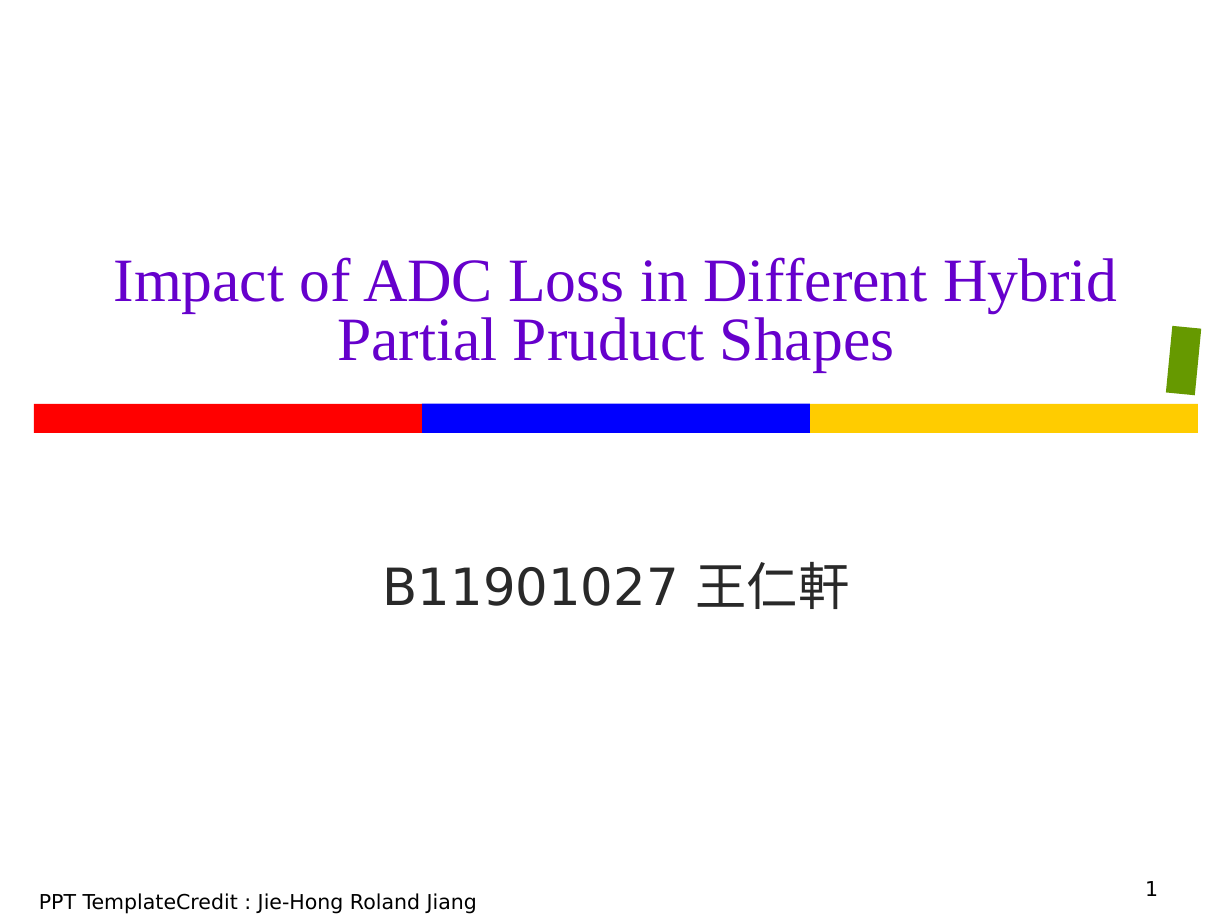
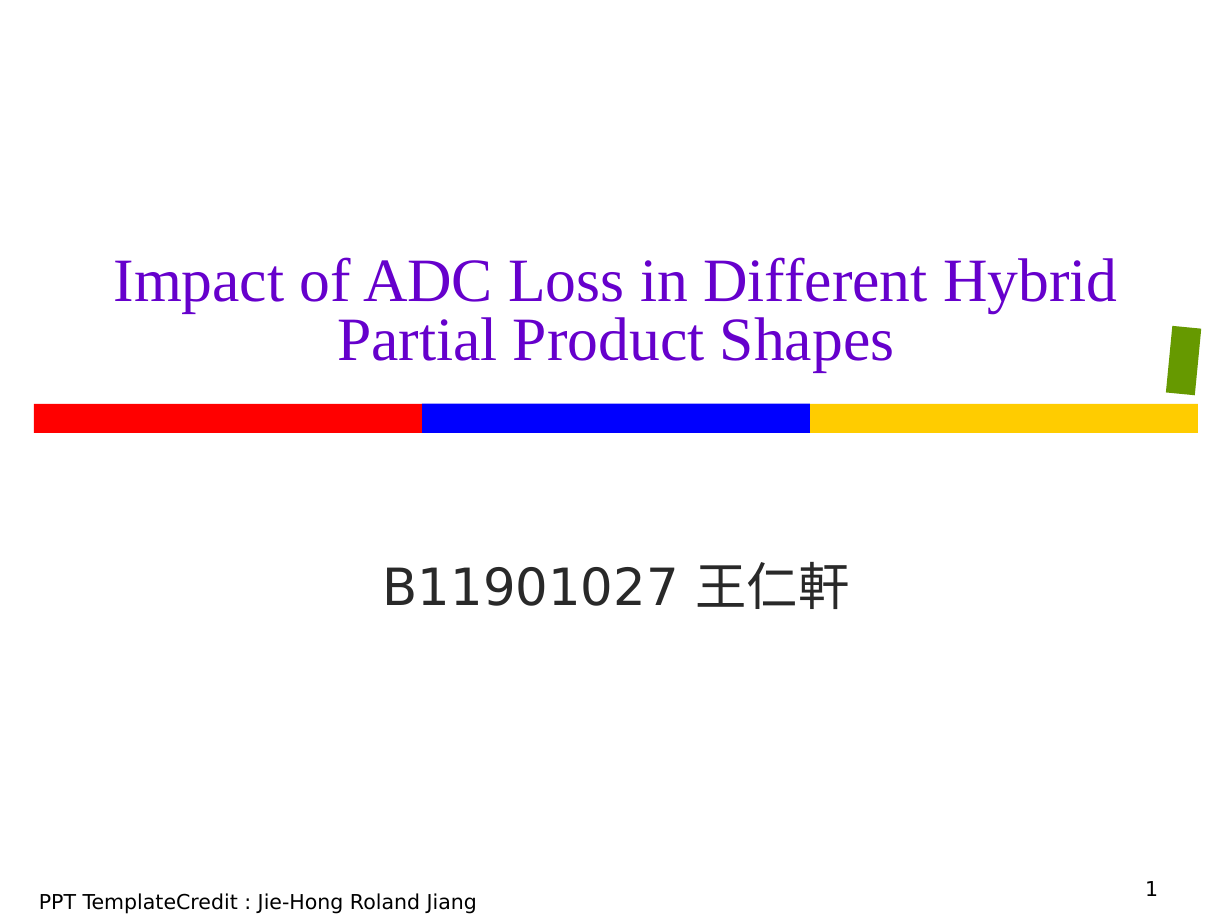
Before and after one commit to Oniontow/TTLiu_Project, a slide deck: slide 1 of bitrotation/ppt.pptx. Drawn at 1232x924 pixels with LibreOffice and Linux fonts; fonts in the diff are those of the drawing. Boxes give left, top, right and bottom in pixels: in the first picture for what was removed or moved away, otherwise in the second. Text is boxed around its words. In the diff, an @@ line names an element or a change of style, - is before the commit and + after.

Commit message:
PPT

```diff
--- a/bitrotation/ppt.pptx
+++ b/bitrotation/ppt.pptx
@@ title at (114, 257, 1117, 372): text changed @@
-Impact of ADC Loss in Different Hybrid Partial Pruduct Shapes
+Impact of ADC Loss in Different Hybrid Partial Product Shapes
```
Also in this commit, not shown: 10 other slides changed, 5 slides added.
